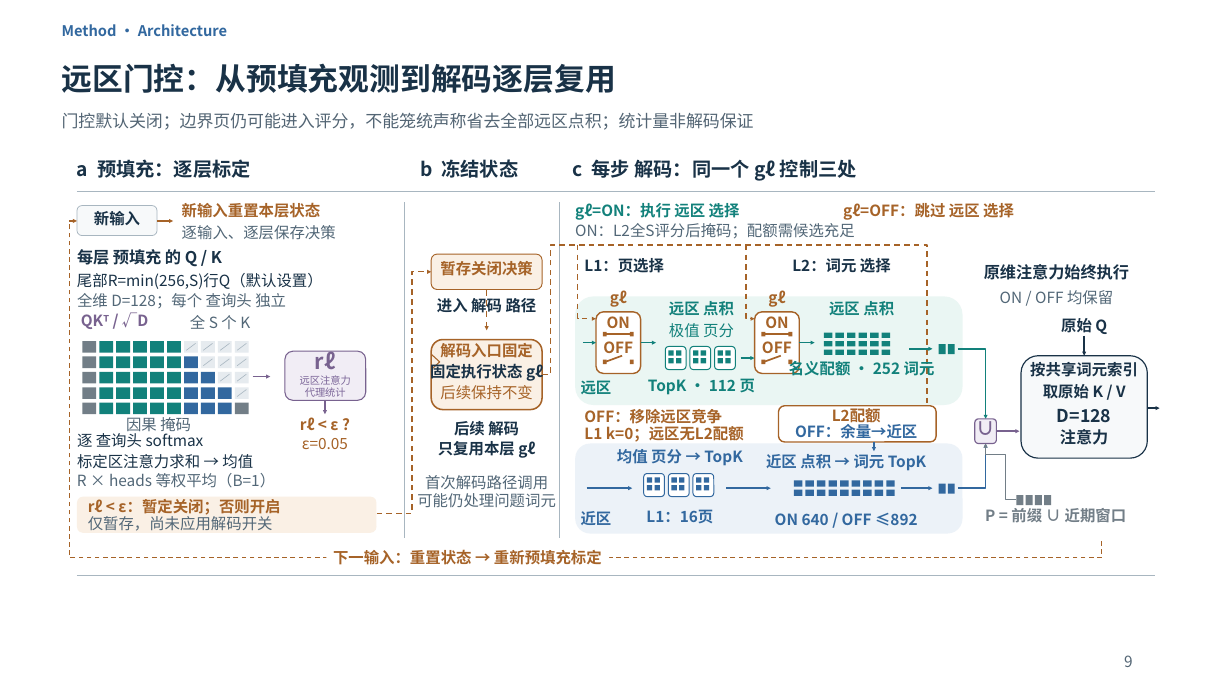
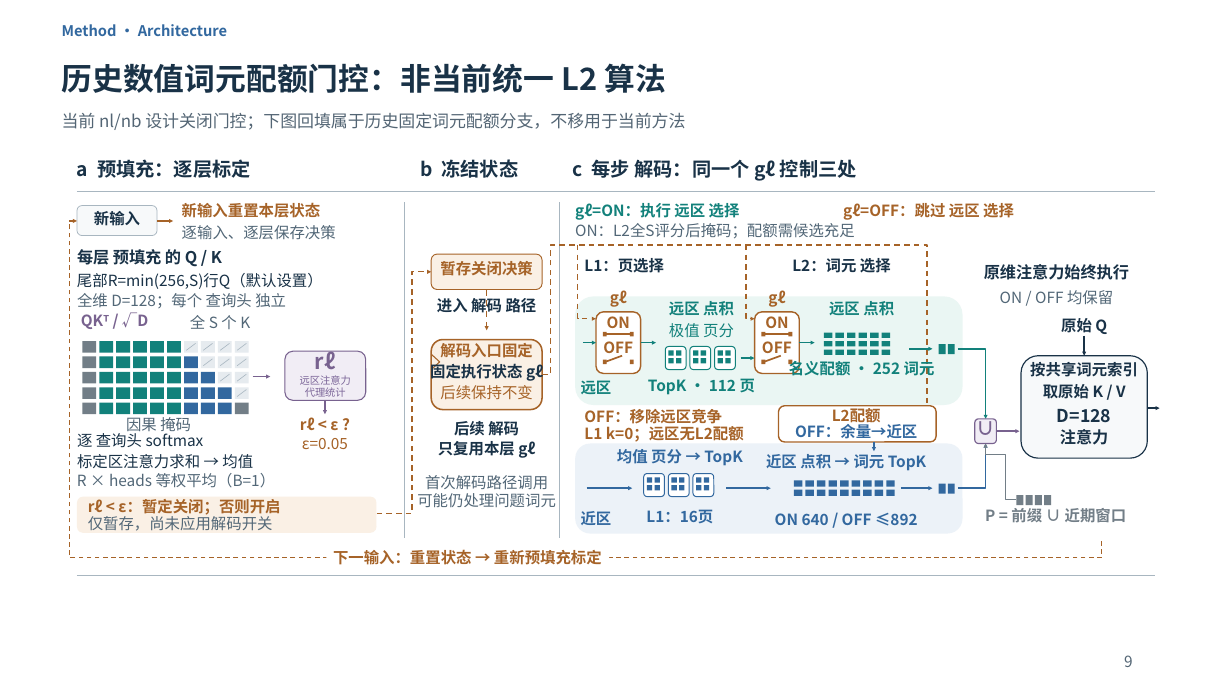
Before and after one commit to Chosen-David/two-level-attention, a slide deck: slide 9 of agent_doc/advice/dac_manuscript/presentation/TwoLevel_UserEdited_20261014.pptx. Drawn at 1232x693 pixels with LibreOffice and Linux fonts; fonts in the diff are those of the drawing. Boxes give left, top, right and bottom in pixels: in the first picture for what was removed or moved away, otherwise in the second. Text is boxed around its words. In the diff, an @@ line names an element or a change of style, - is before the commit and + after.

```diff
--- a/agent_doc/advice/dac_manuscript/presentation/TwoLevel_UserEdited_20261014.pptx
+++ b/agent_doc/advice/dac_manuscript/presentation/TwoLevel_UserEdited_20261014.pptx
@@ text at box(62, 63, 666, 93): text changed @@
-远区门控：从预填充观测到解码逐层复用
+历史数值词元配额门控：非当前统一 L2 算法
@@ text at box(62, 113, 685, 130): text changed @@
-门控默认关闭；边界页仍可能进入评分，不能笼统声称省去全部远区点积；统计量非解码保证
+当前 nl/nb 设计关闭门控；下图回填属于历史固定词元配额分支，不移用于当前方法
```
Also in this commit, not shown: 12 other slides changed, 59 other files.
